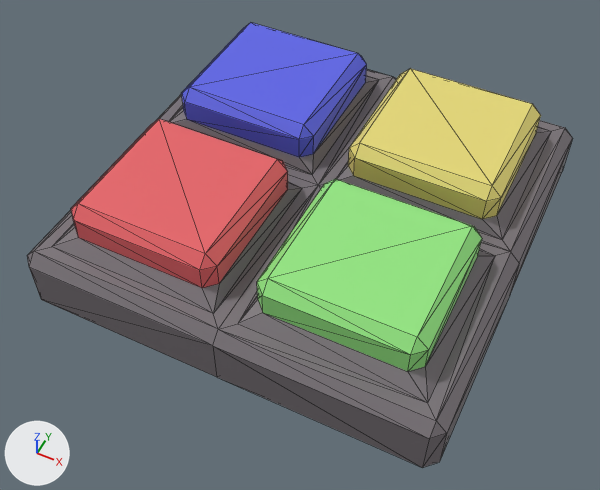
The glTF model project/assets/models/simon/simon_on.glb, before and after one commit.
One viewpoint serves both versions: a camera (50 mm lens) standing at (0.464, -1.004, 1.136) and looking at (0.001, -0.078, -0.021). The lights are fixed; the arrows at lower left show +X, +Y and +Z. Mesh edges are drawn as thin lines. Vertices at the same position are counted once.

In view in the first picture: 'Simon'.
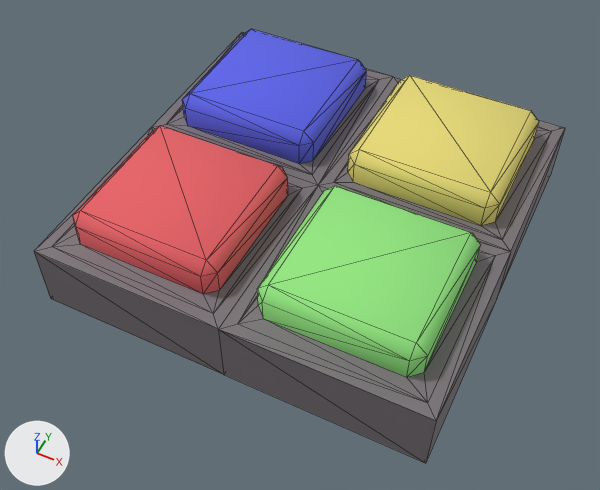
The change, as a diff of the scene's bpy script:
```diff
--- a/project/assets/models/simon/simon_on.glb.py
+++ b/project/assets/models/simon/simon_on.glb.py
@@ me_cube_006 @@
 # used by ob_simon; location = (0.0, 0.0, 0.0)
-me_cube_006.from_pydata(...)  # 138 vertices, 272 faces; spans x -0.385..0.385, y -0.385..0.385, z -0.065..0.149
+me_cube_006.from_pydata(...)  # 114 vertices, 224 faces; spans x -0.365..0.365, y -0.365..0.365, z -0.065..0.133
+# me_cube_006 part 1
+# 24 vertices are removed from x -0.385..0.385, y -0.385..0.385, z -0.045..0.045
+# 64 faces are deleted
+# 80 vertices in x -0.321..0.321, y -0.317..0.317, z 0.085..0.149 move by (0.0, 0.0, -0.016)
+# 16 new faces join them, mat_material_003 (grey #797277)
+# me_cube_006 part 2: the surface is now shaded smooth
 me_cube_006.materials.append(mat_material_003)
```

Boxes (x1, y1, x2, y2) around the edits, measured in the pictures (600 x 490 px):
'Simon', reshaped
    before: (27, 23, 573, 468)
    after: (34, 29, 565, 463)
part 1 of me_cube_006, cut back
    before: (27, 23, 573, 468)
    after: (34, 29, 565, 463)
